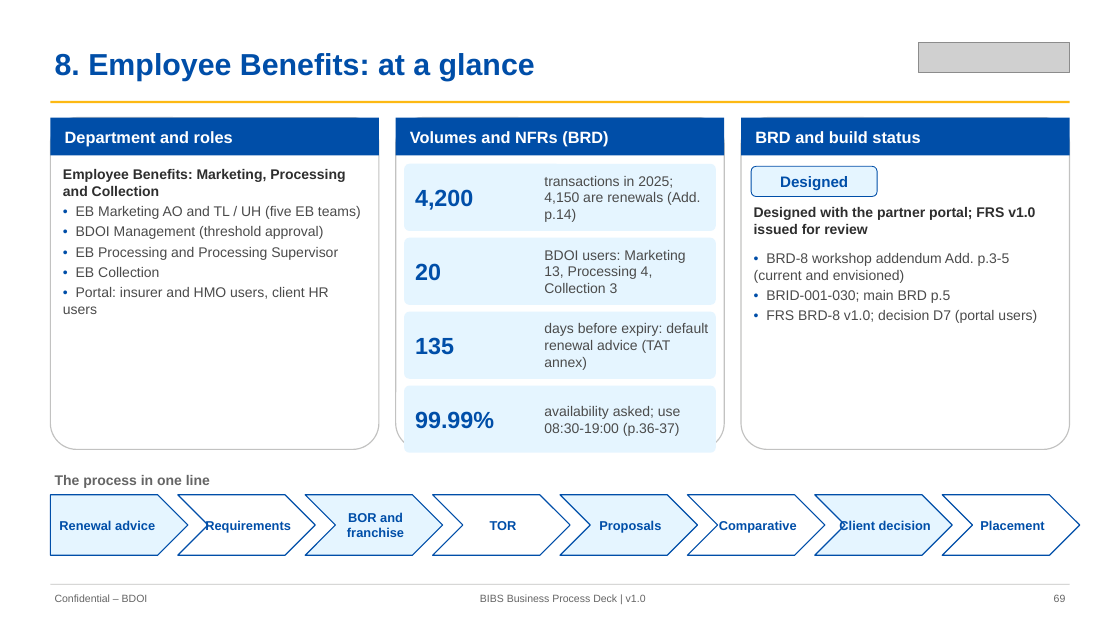
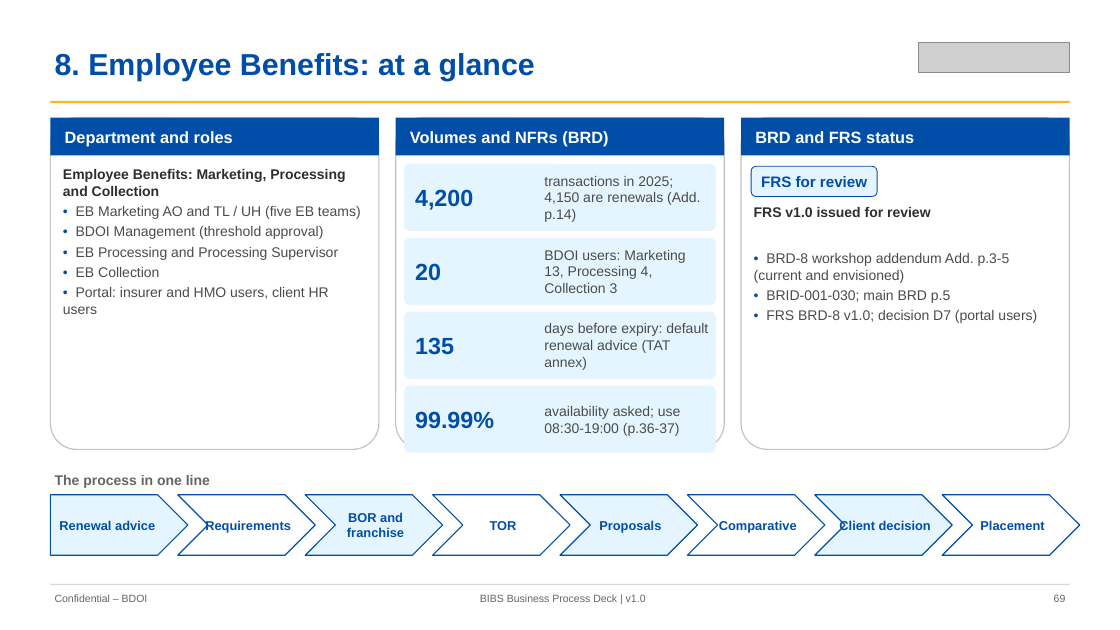
Before and after one commit to IortaTexhNXT-DEV/FinVerse, a slide deck: slide 69 of docs/deliverables/out/Programme/Decks/BIBS_Deck_BRD-00_Business_Process_AsIs_Envisioned_BestPractice_v1.0.pptx. Drawn at 1120x630 pixels with LibreOffice and Linux fonts; fonts in the diff are those of the drawing; grey boxes stand for pictures. Boxes give left, top, right and bottom in pixels: in the first picture for what was removed or moved away, otherwise in the second. Text is boxed around its words. In the diff, an @@ line names an element or a change of style, - is before the commit and + after.

Commit message:
Business process deck: FRS status and sign-off roadmap instead of build status; rebuilt deck and figures

```diff
--- a/docs/deliverables/out/Programme/Decks/BIBS_Deck_BRD-00_Business_Process_AsIs_Envisioned_BestPractice_v1.0.pptx
+++ b/docs/deliverables/out/Programme/Decks/BIBS_Deck_BRD-00_Business_Process_AsIs_Envisioned_BestPractice_v1.0.pptx
@@ text at bbox=[755, 131, 914, 143]: text changed @@
-BRD and build status
+BRD and FRS status
@@ text in rounded rectangle at bbox=[761, 176, 867, 187]: text changed @@
-Designed
+FRS for review
@@ text at bbox=[754, 207, 930, 217]: text changed @@
-Designed with the partner portal; FRS v1.0 issued for review
+FRS v1.0 issued for review
```
Also in this commit, not shown: 40 other slides changed, 43 other files.
